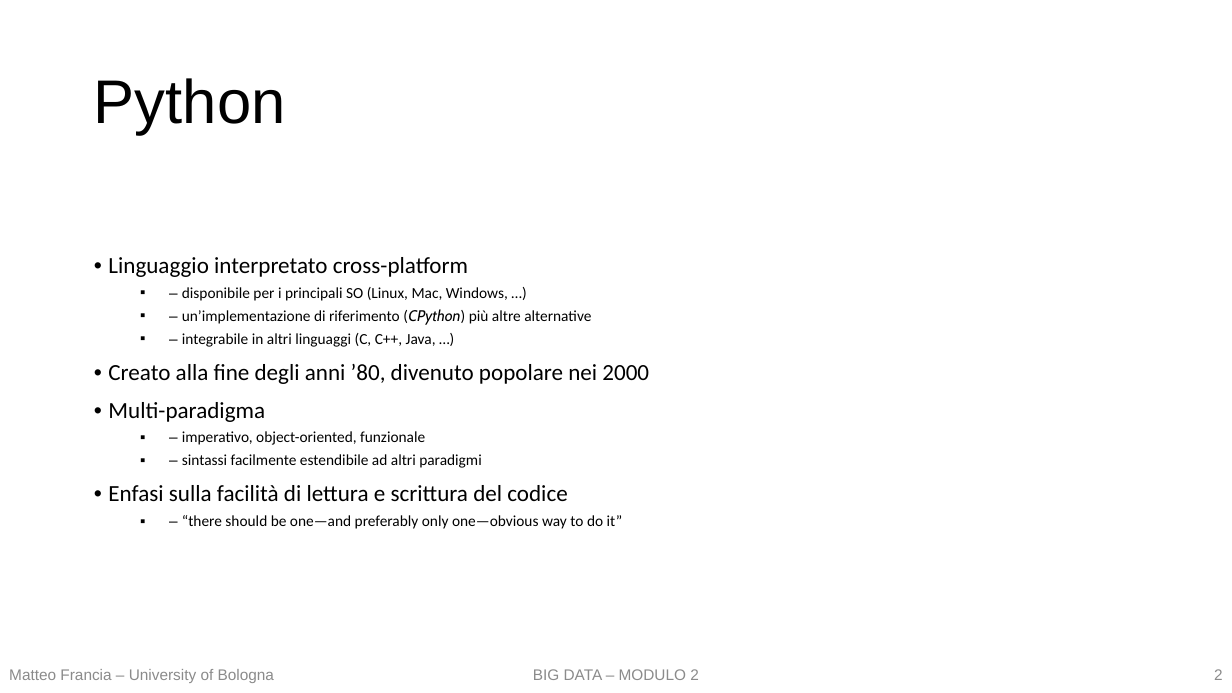
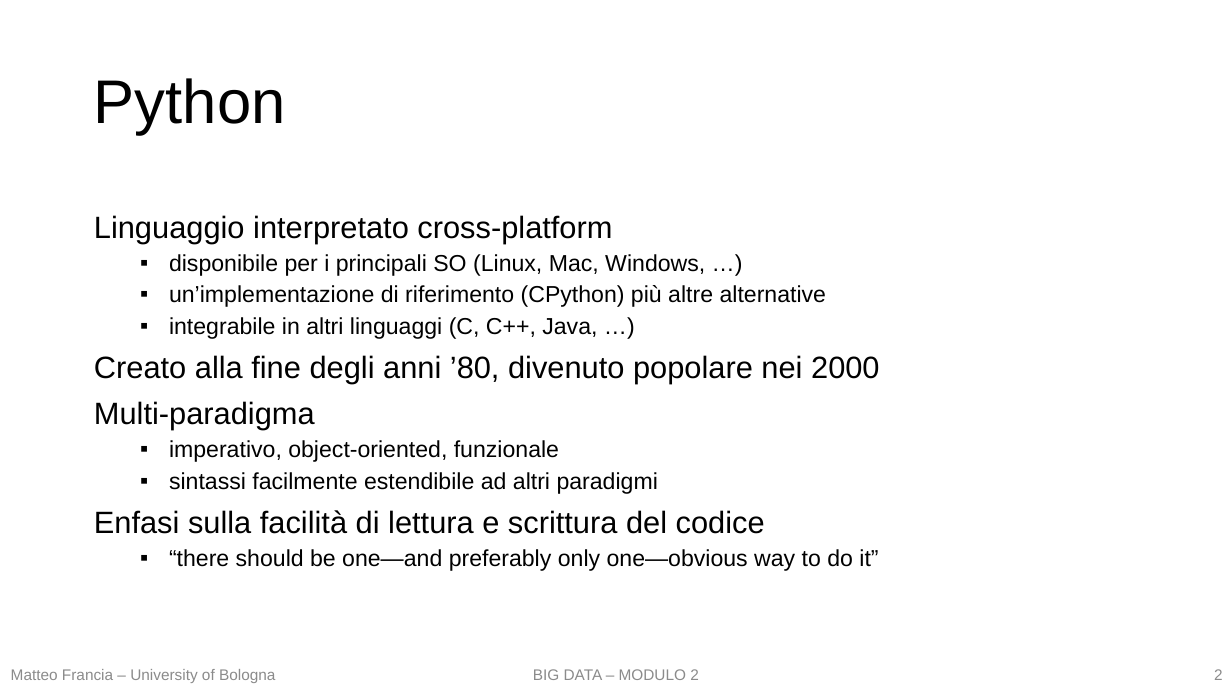
Before and after one commit to w4bo/teaching-handsondatapipelines, a slide deck: slide 2 of 01 - DataPreprocessing/01 - DataPreprocessing.pptx. Drawn at 1232x693 pixels with LibreOffice and Linux fonts; fonts in the diff are those of the drawing. Boxes give left, top, right and bottom in pixels: in the first picture for what was removed or moved away, otherwise in the second. Text is boxed around its words. In the diff, an @@ line names an element or a change of style, - is before the commit and + after.

```diff
--- a/01 - DataPreprocessing/01 - DataPreprocessing.pptx
+++ b/01 - DataPreprocessing/01 - DataPreprocessing.pptx
@@ text at <box>94,215,879,571</box>: text changed; size 12 to 18 pt; font Calibri to Arial @@
-• Linguaggio interpretato cross-platform
-  ▪ – disponibile per i principali SO (Linux, Mac, Windows, …)
-  ▪ – un’implementazione di riferimento (CPython) più altre alternative
-  ▪ – integrabile in altri linguaggi (C, C++, Java, …)
-• Creato alla fine degli anni ’80, divenuto popolare nei 2000
-• Multi-paradigma
-  ▪ – imperativo, object-oriented, funzionale
-  ▪ – sintassi facilmente estendibile ad altri paradigmi
-• Enfasi sulla facilità di lettura e scrittura del codice
-  ▪ – “there should be one—and preferably only one—obvious way to do it”
+Linguaggio interpretato cross-platform
+  ▪ disponibile per i principali SO (Linux, Mac, Windows, …)
+  ▪ un’implementazione di riferimento (CPython) più altre alternative
+  ▪ integrabile in altri linguaggi (C, C++, Java, …)
+Creato alla fine degli anni ’80, divenuto popolare nei 2000
+Multi-paradigma
+  ▪ imperativo, object-oriented, funzionale
+  ▪ sintassi facilmente estendibile ad altri paradigmi
+Enfasi sulla facilità di lettura e scrittura del codice
+  ▪ “there should be one—and preferably only one—obvious way to do it”
@@ text "Matteo Francia – University of ..." at <box>11,669,275,683</box>: alignment left to centre @@
```
Also in this commit, not shown: 24 other slides changed, 2 slides removed, 1 other file.
